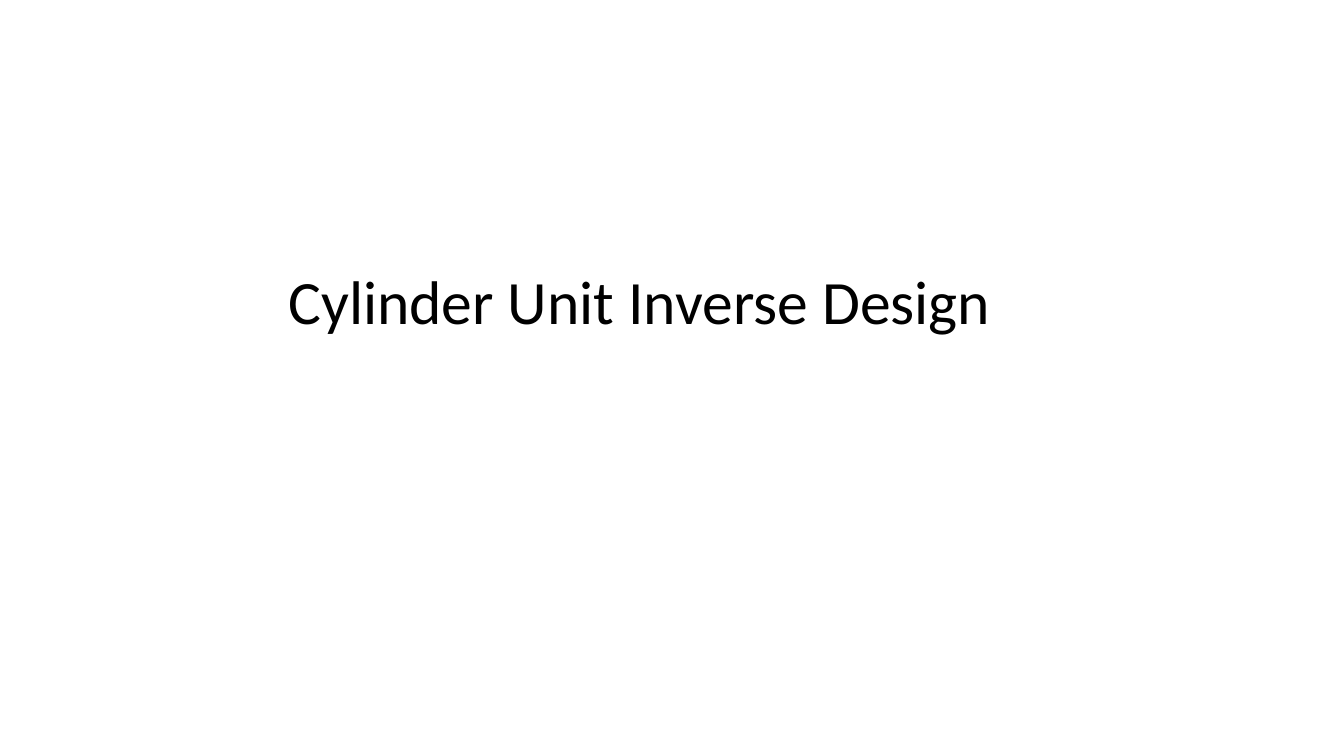
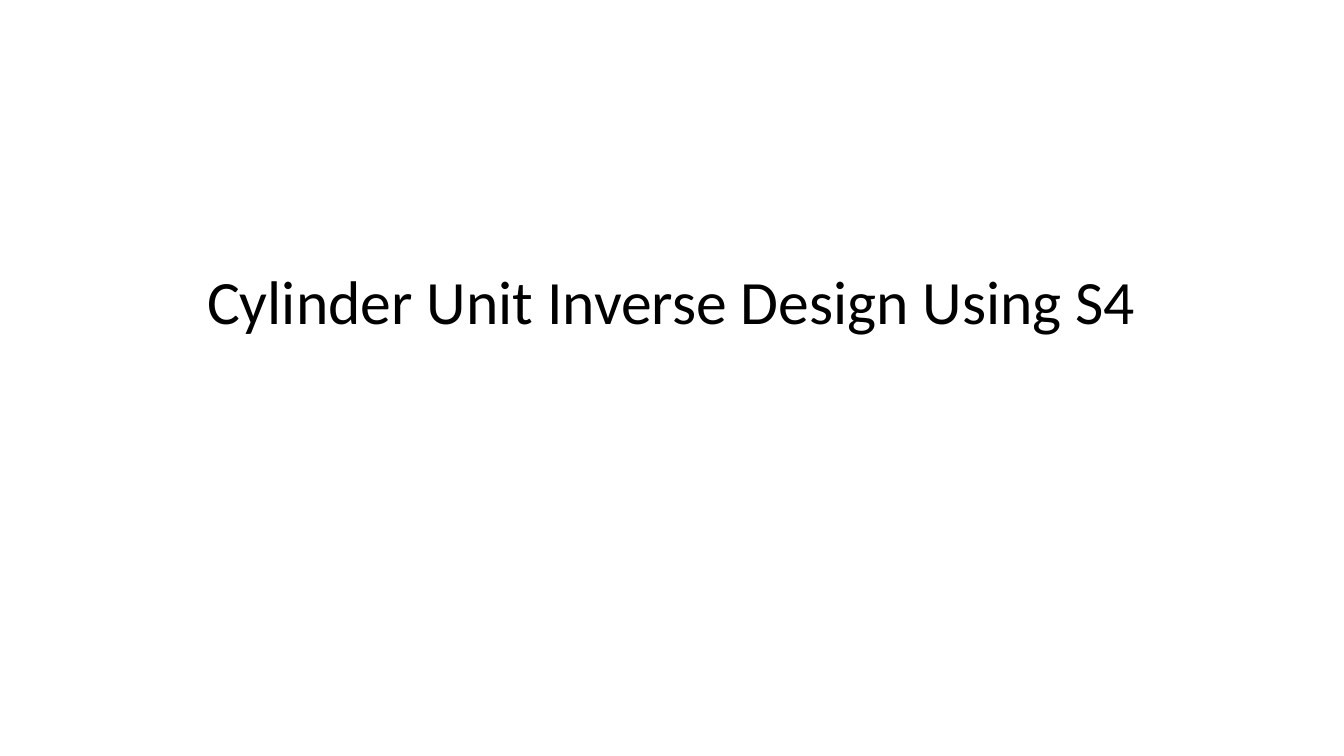
Before and after one commit to rifaasyari/Summer_research, a slide deck: slide 2 of Report_1/Inverse Design via Machine Learning.pptx. Drawn at 1344x756 pixels with LibreOffice and Linux fonts; fonts in the diff are those of the drawing. Boxes give left, top, right and bottom in pixels: in the first picture for what was removed or moved away, otherwise in the second. Text is boxed around its words. In the diff, an @@ line names an element or a change of style, - is before the commit and + after.

```diff
--- a/Report_1/Inverse Design via Machine Learning.pptx
+++ b/Report_1/Inverse Design via Machine Learning.pptx
@@ title at box(207, 281, 1135, 335): text changed @@
-Cylinder Unit Inverse Design
+Cylinder Unit Inverse Design Using S4
```
Also in this commit, not shown: 5 other slides changed.
